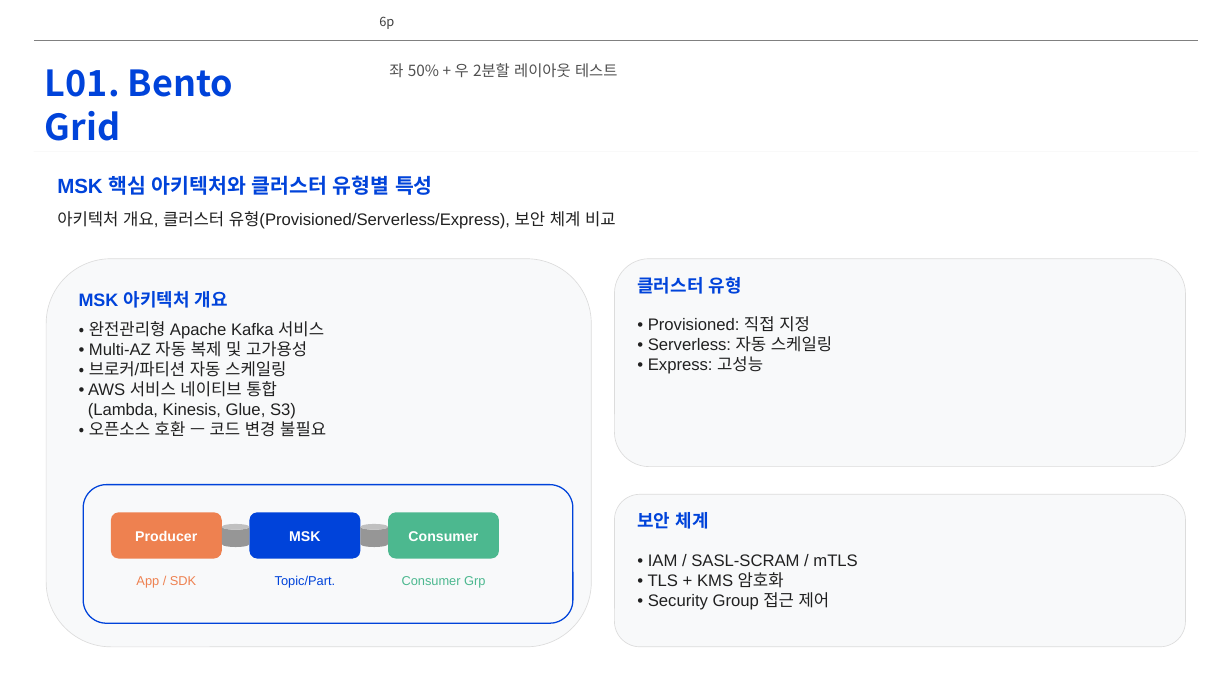
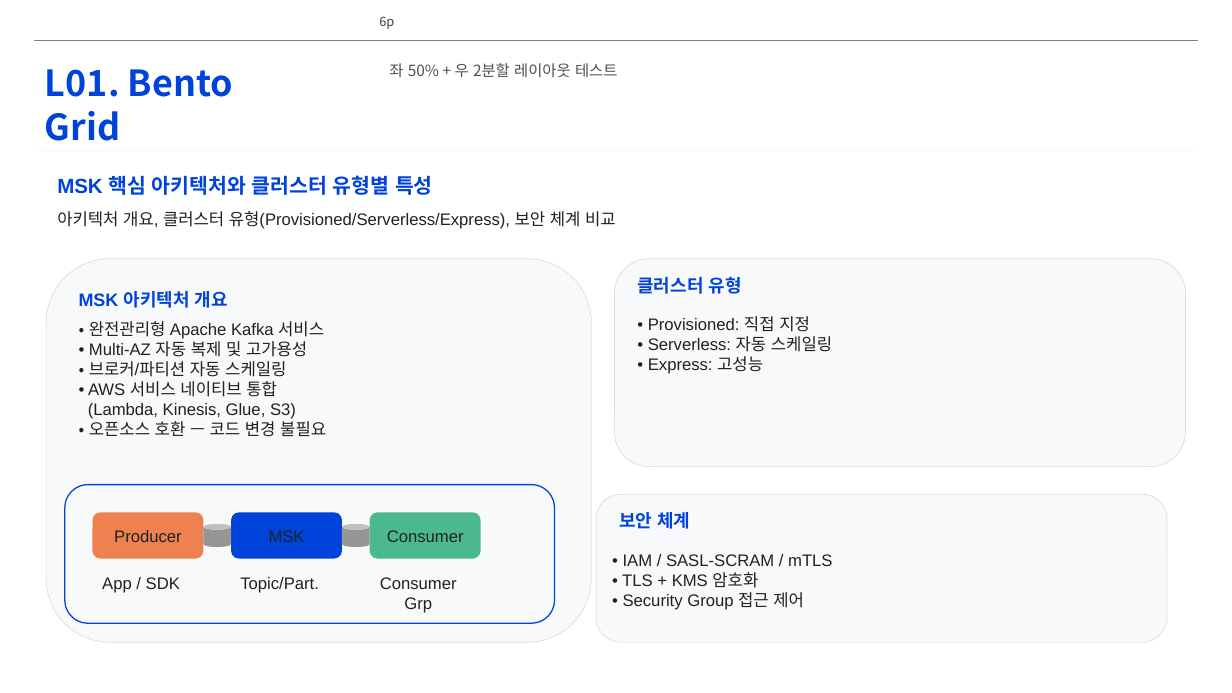
Before and after one commit to lhs6395-hslee/project-steer, a slide deck: slide 6 of results/pptx/AWS_MSK_Expert_Intro.pptx. Drawn at 1232x693 pixels with LibreOffice and Linux fonts; fonts in the diff are those of the drawing; background and template pictures are left out. Boxes give left, top, right and bottom in pixels: in the first picture for what was removed or moved away, otherwise in the second. Text is boxed around its words. In the diff, an @@ line names an element or a change of style, - is before the commit and + after.

```diff
--- a/results/pptx/AWS_MSK_Expert_Intro.pptx
+++ b/results/pptx/AWS_MSK_Expert_Intro.pptx
@@ rounded rectangle: place and size @@
-rounded rectangle at (46,259,592,647)
+rounded rectangle at (46,259,592,642)
@@ rounded rectangle: place and size @@
-rounded rectangle at (615,494,1186,647)
+rounded rectangle at (596,494,1167,642)
@@ text "보안 체계" at (619,512,690,529): font Noto Sans CJK KR to Calibri @@
@@ 4 texts, 4 rounded rectangles, 2 cylinders: place and size @@
-4 texts, 4 rounded rectangles, 2 cylinders at (83,485,709,624)
+4 texts, 4 rounded rectangles, 2 cylinders at (65,485,690,624)
@@ size 11 to 13 pt, text colour #FFFFFF to #212121, bold off in 3 elements at (114,530,182,542), (269,530,305,542), (387,530,464,542) @@
@@ text "App / SDK" at (102,577,180,593): size 10 to 13 pt, text colour #EE8150 to #212121 @@
@@ text "Topic/Part." at (240,577,319,593): size 10 to 13 pt, text colour #0043DA to #212121 @@
@@ 3 texts: place and size @@
-3 texts at (136,575,485,588)
+3 texts at (102,577,457,613)
@@ text "Consumer Grp" at (380,577,457,613): size 10 to 13 pt, text colour #4CB88F to #212121 @@
@@ text "• IAM / SASL-SCRAM / ...": place and size @@
-text "• IAM / SASL-SCRAM / ..." at (648,554,857,610)
+text "• IAM / SASL-SCRAM / ..." at (622,554,832,610)
```
Also in this commit, not shown: 10 other slides changed, 2 other files.
